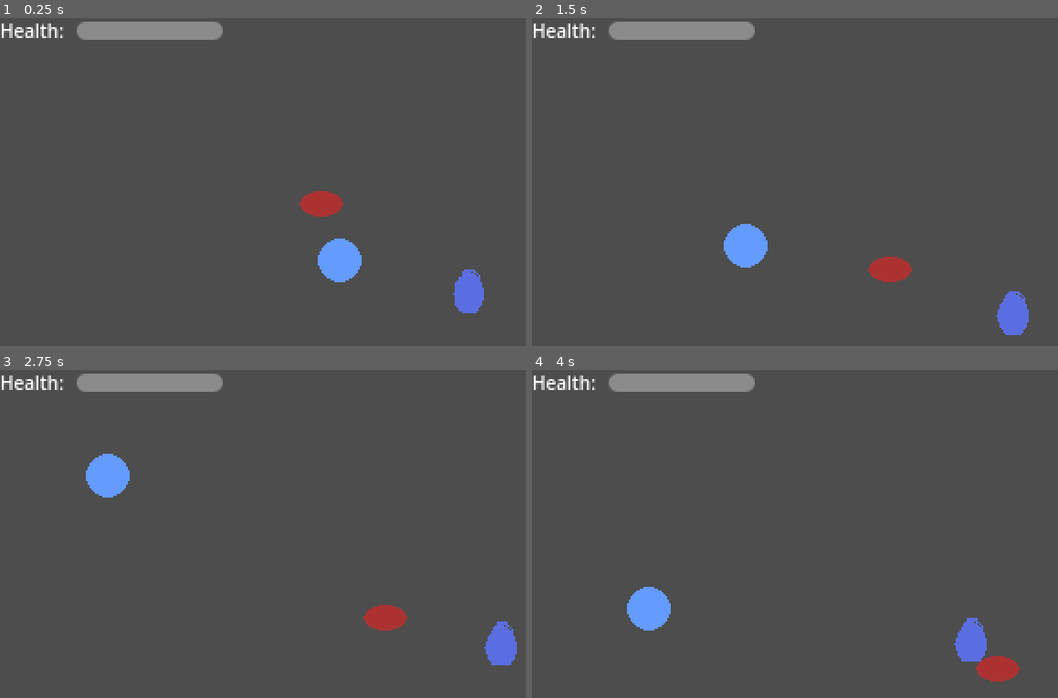
Above: before the commit, frames 1-4 (two rows, left to right).
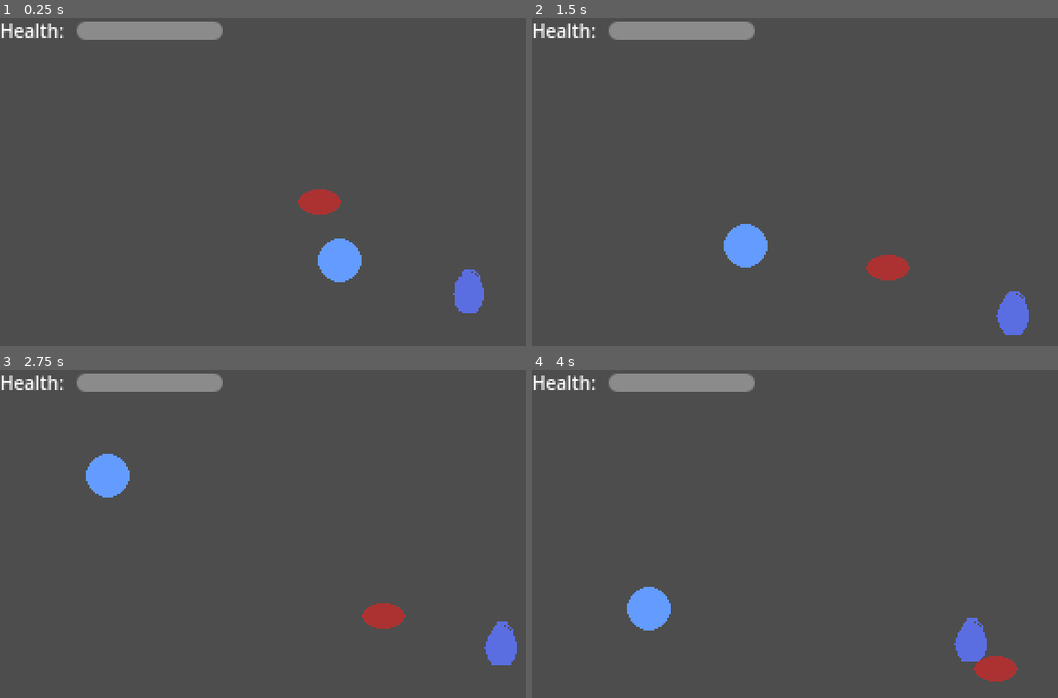
Above: after the commit, the same moments.

Repository: loteque/2024_oh_jam
Game: Godot game, scene res://main_level.tscn
The game is run twice, just before and just after one commit, with the same random seed, the same clock (stepped at 60 frames per second) and the same inputs. The project has no main scene, so this scene is started directly.
Inputs:
- Up to frame 1 (0.25 s): no input
- Up to frame 2 (1.5 s): hold D (right) 0.53-1.28 s; hold S (down) from 1.28 s (still down)
- Up to frame 3 (2.75 s): release S (down) at 2.03 s; hold D (right) from 2.03 s (still down)
- Up to frame 4 (4 s): release D (right) at 2.78 s; hold W (up) 2.78-3.53 s; hold A (left) from 3.53 s (still down)

The runs differ from the first frame. In frame 1, 0.1% of the frame differs, in the area x 56-66%, y 52-61%; in frame 2, 0.1%; in frame 3, 0.1%; in frame 4, less than 0.1%.

Commit message:
pass body to follow through a signal, adds 0 config, default behavor

Diff:
--- a/2d-survival-template/project/enemy/enemy.gd
+++ b/2d-survival-template/project/enemy/enemy.gd
@@ -1,10 +1,27 @@
 extends StaticBody2D
 
-@export var player: CharacterBody2D
 @export var speed: int = 80
+@onready var detector: Area2D = %Detector
+
+var target: Node2D
+var direction := Vector2.ZERO
 
 func _physics_process(delta: float) -> void:
-  var direction = global_position.direction_to(player.global_position)
+  if target:
+
+    detector.look_at(target.global_position)
+    direction = global_position.direction_to(target.global_position)
+
   var velocity = direction * speed
   var translation = velocity * delta
   position = position + translation
+
+
+func _on_detector_body_entered(body:Node2D) -> void:
+  if body.is_in_group("Player"):
+    target = body
+
+func _on_detector_body_exited(body:Node2D) -> void:
+  if body.is_in_group("Player"):
+    direction = Vector2.ZERO
+    target = null
--- a/2d-survival-template/project/enemy/enemy.tscn
+++ b/2d-survival-template/project/enemy/enemy.tscn
@@ -11,6 +11,9 @@
 radius = 6.0
 height = 22.0
 
+[sub_resource type="ConvexPolygonShape2D" id="ConvexPolygonShape2D_ovhm2"]
+points = PackedVector2Array(-12, 0, 100, 50, 100, -50)
+
 [node name="Enemy" type="StaticBody2D" groups=["Enemy"]]
 collision_layer = 16
 collision_mask = 0
@@ -22,3 +25,14 @@
 [node name="CollisionShape2D" type="CollisionShape2D" parent="."]
 rotation = 1.5708
 shape = SubResource("CapsuleShape2D_k1ouy")
+
+[node name="Detector" type="Area2D" parent="."]
+unique_name_in_owner = true
+collision_layer = 0
+collision_mask = 2
+
+[node name="CollisionShape2D" type="CollisionShape2D" parent="Detector"]
+shape = SubResource("ConvexPolygonShape2D_ovhm2")
+
+[connection signal="body_entered" from="Detector" to="." method="_on_detector_body_entered"]
+[connection signal="body_exited" from="Detector" to="." method="_on_detector_body_exited"]
--- a/2d-survival-template/project/main_level.tscn
+++ b/2d-survival-template/project/main_level.tscn
@@ -17,5 +17,4 @@
 [node name="Interactable" parent="." instance=ExtResource("5_edi4b")]
 position = Vector2(26, 43)
 
-[node name="Enemy" parent="." node_paths=PackedStringArray("player") instance=ExtResource("4_ykdti")]
-player = NodePath("../Player")
+[node name="Enemy" parent="." instance=ExtResource("4_ykdti")]
Not shown: 1 places in 2d-survival-template/project/enemy/enemy.tscn that only renumber resources
